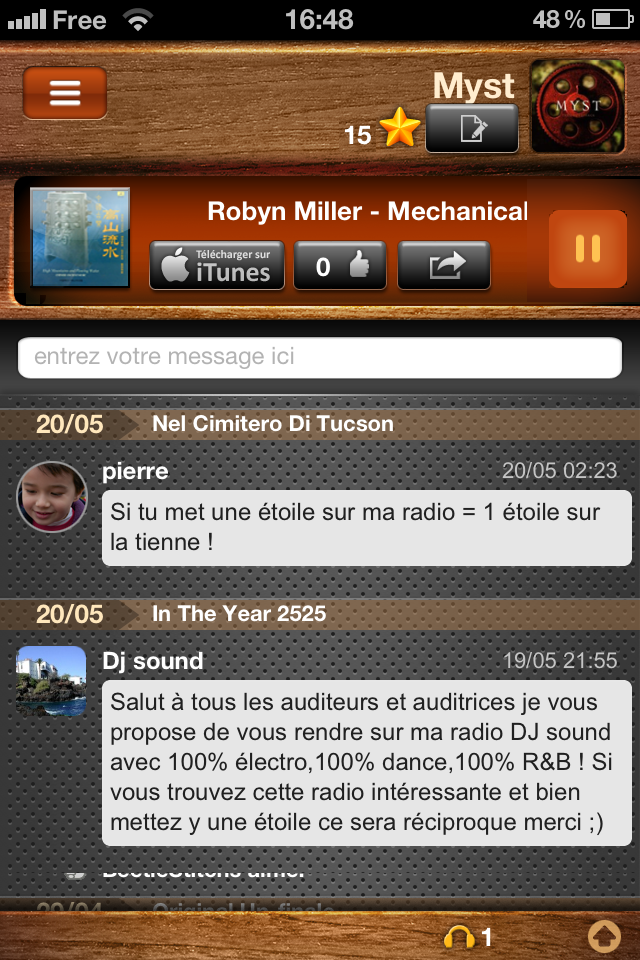
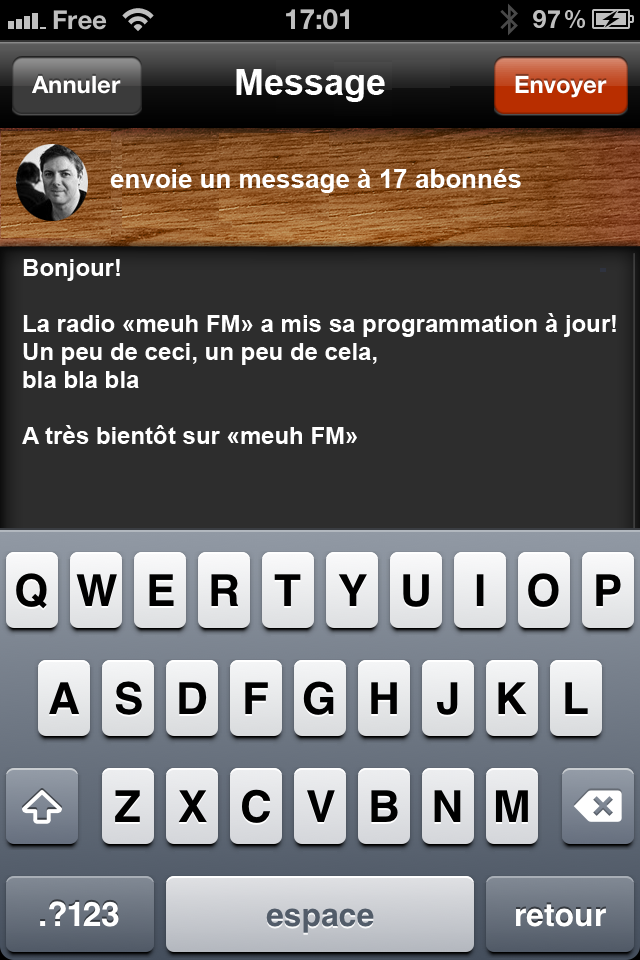
Two versions of the same layered image (640x960). Layer-by-layer changes:
removed group "avatar rond copie" (3 layers) over (5, 448, 96, 533)
removed layer "Calque 176" (1st of 2, in "avatar rond copie") from group "avatar rond copie" over (16, 461, 88, 533)
removed layer "fond avatar copie 2" (1st of 2, in "avatar rond copie") from group "avatar rond copie" over (5, 448, 96, 533)
removed layer "avatar" (1st of 2, in "avatar rond copie") from group "avatar rond copie" over (17, 462, 87, 532)
removed layer "Calque 177" over (0, 397, 640, 873)
added group "3" with 5 layers above "2" over (0, 3, 640, 960)
added layer "Calque 185" in group "3" over (16, 144, 88, 221)
added layer "envoie un message à 17 abonnés" in group "3" over (110, 169, 521, 193)
added layer "Message" in group "3" over (236, 69, 385, 102)
added layer "Bonjour! La radio «meuh FM» a mis sa programmation à jour! Un" in group "3" over (22, 259, 616, 444)
added layer "Calque 184" in group "3" over (0, 3, 640, 960)
added group "2" with 6 layers above "v1" over (0, 3, 640, 960)
added layer "Le de ma radio" in group "2" over (213, 67, 602, 96)
added layer "Mes abonnés" in group "2" over (19, 404, 169, 423)
added layer "Calque 182" in group "2" over (1, 396, 640, 439)
added layer "envoyer un message à mes abonnés" in group "2" over (48, 483, 500, 507)
added layer "Calque 183" in group "2" over (1, 443, 640, 607)
added layer "Calque 181" in group "2" over (0, 3, 640, 960)
added group "v1" with 3 layers over (0, 3, 640, 960)
moved "Calque 179" into group "v1" over (461, 115, 488, 142)
moved "Calque 180" into group "v1" over (424, 103, 522, 159)
moved "Calque 159" into group "v1", painted on it over (0, 3, 640, 960)
